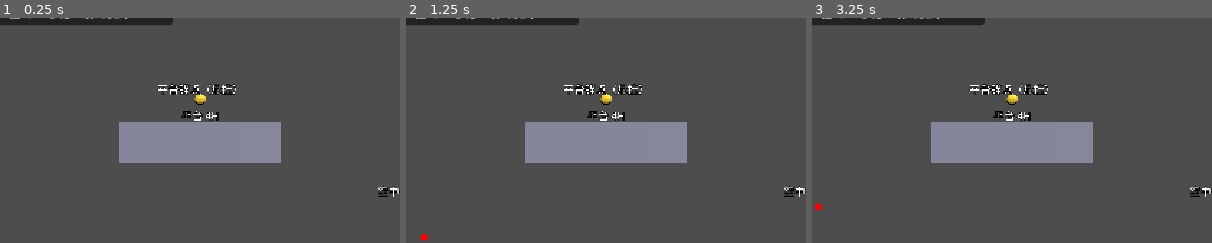
Above: before the commit, frames 1-3 (left to right).
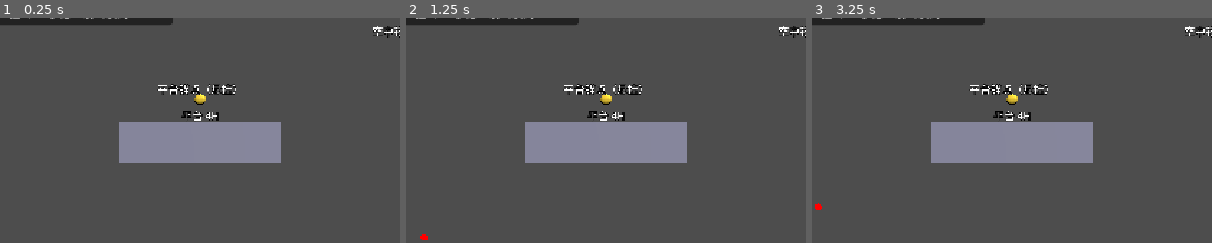
Above: after the commit, the same moments.

Repository: redleaf05812/yx01-prototype
Game: Godot game, scene res://scenes/room_01.tscn
Same seed, same stepped clock (60 frames per second), same inputs: the game is played once before the commit and once after it.
Inputs (mouse positions are % of the whole screen's width and height, from its top left):
- Up to frame 1 (0.25 s): no input
- Up to frame 2 (1.25 s): tap Enter at 0.5 s; move the mouse to (72, 45) at 0.52 s; hold D (move_right) from 0.53 s (still down); tap T (grapple) at 0.6 s; click (72, 45) at 0.67 s; tap Space (jump) at 0.77, 0.8, 1.07 s
- Up to frame 3 (3.25 s): move the mouse to (30, 55) at 1.27 s; release D (move_right) at 1.28 s; hold A (move_left) 1.28-2.03 s; tap Space (jump) at 1.35, 1.52, 1.82, 2.3, 3.02 s; tap T (grapple) at 1.55, 3.05 s; move the mouse to (60, 28) at 2.02 s; hold D (move_right) from 2.03 s (still down); right-click (60, 28) at 2.1 s; move the mouse to (45, 70) at 2.77 s; tap C (crouch) at 2.85 s; click (45, 70) at 2.92 s
The pictures show only the part of the screen within x 50-100%, y 14-64%; the shares and areas given below are measured in that part.

The runs differ from the first frame. In frame 1, 0.3% of the frame differs, in the area x 93-100%, y 3-80%; in frame 2, 0.3%; in frame 3, 0.3%.

Commit message:
Air anchor raised; hanging becomes a pendulum with A/D swing control; release keeps swing speed

Diff:
--- a/scripts/game_config.gd
+++ b/scripts/game_config.gd
@@ -56,6 +56,10 @@
 var pullup_up := 9.0                  # 悬崖拉上：向上速度 (m/s)
 var pullup_forward := 4.0               # 悬崖拉上：向前速度 (m/s)
 var pullup_time := 0.35                 # 悬崖拉上：持续时间 (s)，之后自然落到崖顶
+# 摆荡（空中锚点悬挂时）
+var swing_pump_accel := 8.0             # A/D 施加的摆荡加速度 (rad/s²)
+var swing_damping := 0.25               # 摆荡阻尼（越大越快停）
+var swing_max_angle := 1.3              # 最大摆角 (rad，约 75°)
 
 # ---- 手枪 ----
 var pistol_damage := 1.0
--- a/scripts/player.gd
+++ b/scripts/player.gd
@@ -55,7 +55,10 @@
 var _rope: MeshInstance3D
 var _rope_mesh: ImmediateMesh
 var _grapple_hold := false   # 已勾住：静止挂在锚点上
-var _hold_pos := Vector3.ZERO
+var _swing_theta := 0.0     # 摆角：0 = 正下方
+var _swing_omega := 0.0     # 摆角速度 (rad/s)
+var _rope_len := 1.0        # 绳长 = 勾住时胸口到锚点的距离
+var _swing_anchor := Vector3.ZERO
 var _anchor_node: Node = null     # 当前瞄准到的锚点
 var _grapple_node: Node = null    # 本次勾爪绑定的锚点
 var _pullup_left := 0.0           # 悬崖拉上剩余时间
@@ -467,12 +470,45 @@
 	velocity = Vector3.ZERO
 
 
-# 空中锚点：完全静止悬挂，直到再按 T 松开或按跳跃起跳
+# 空中锚点：勾住后进入摆荡（单摆），保留勾拽时的速度
 func _grab() -> void:
 	_grapple_active = false
 	_grapple_hold = true
-	_hold_pos = global_position
+	var anc := _grapple_target
+	if _grapple_node is Node3D:
+		anc = (_grapple_node as Node3D).global_position
+	var off := _chest() - anc
+	off.z = 0.0
+	_swing_anchor = anc
+	_rope_len = maxf(off.length(), 1.0)
+	_swing_theta = atan2(off.x, -off.y)
+	var tangent := Vector3(cos(_swing_theta), sin(_swing_theta), 0.0)
+	_swing_omega = velocity.dot(tangent) / _rope_len
 	velocity = Vector3.ZERO
+
+
+# 摆荡：单摆方程 + A/D 施加侧向推力；身体跟随绳子位置
+func _swing_step(delta: float) -> void:
+	var pump := Input.get_axis("move_left", "move_right")
+	var alpha := -(Config.gravity / _rope_len) * sin(_swing_theta) + pump * Config.swing_pump_accel
+	_swing_omega += alpha * delta
+	_swing_omega *= exp(-Config.swing_damping * delta)
+	_swing_theta += _swing_omega * delta
+	if absf(_swing_theta) > Config.swing_max_angle:
+		_swing_theta = clampf(_swing_theta, -Config.swing_max_angle, Config.swing_max_angle)
+		_swing_omega = 0.0
+	var chest := _swing_anchor + Vector3(sin(_swing_theta), -cos(_swing_theta), 0.0) * _rope_len
+	global_position = chest - Vector3(0, _shape.size.y * 0.5, 0)
+	global_position.z = 0.0
+	velocity = Vector3.ZERO
+
+
+# 松开摆荡：速度 = 切线方向 × 角速度 × 绳长
+func _release_swing() -> void:
+	var tangent := Vector3(cos(_swing_theta), sin(_swing_theta), 0.0)
+	velocity = tangent * _swing_omega * _rope_len
+	velocity.z = 0.0
+	_grapple_hold = false
 
 
 func _end_grapple() -> void:
@@ -503,16 +539,15 @@
 	_update_aim()
 	if _grapple_hold:
 		if Input.is_action_just_pressed("grapple"):
-			_grapple_hold = false  # 再按 T 松开，自由下落
+			_release_swing()  # 再按 T 松开，带着摆动速度下落
 			_update_rope()
 			return
 		if Input.is_action_just_pressed("jump") and not in_tunnel:
-			_grapple_hold = false  # 按跳跃松开：直接起跳（不耗电）
+			_release_swing()  # 按跳跃松开：带摆动速度起跳（不耗电）
 			_coyote_left = Config.coyote_time
 			_jumps_left = 2
 		else:
-			velocity = Vector3.ZERO
-			global_position = _hold_pos
+			_swing_step(delta)
 			_update_rope()
 			return
 	if not _grapple_active and not _grapple_hold and Input.is_action_just_pressed("grapple") and _anchor_valid and not in_tunnel:
--- a/scripts/room_builder.gd
+++ b/scripts/room_builder.gd
@@ -126,7 +126,7 @@
 	_add_anchor(Vector3(15 * H, (ROWS - 4) * H + 1.0, 0.0), "平台锚点（悬挂）", "hang")
 	# 阻拦点左上角 = 悬崖边：锚点压在崖边上
 	_add_anchor(Vector3(23 * H, 1.8 + 3 * H + 0.1, 0.0), "悬崖边锚点（自动拉上）", "ledge")
-	_add_anchor(Vector3(20.5 * H, 1.8 + 4 * H, 0.0), "空中锚点（悬挂）", "hang")
+	_add_anchor(Vector3(20.5 * H, 1.8 + 8 * H, 0.0), "空中锚点（可摆荡）", "hang")
 
 
 func _add_anchor(pos: Vector3, label: String, kind: String) -> void:
